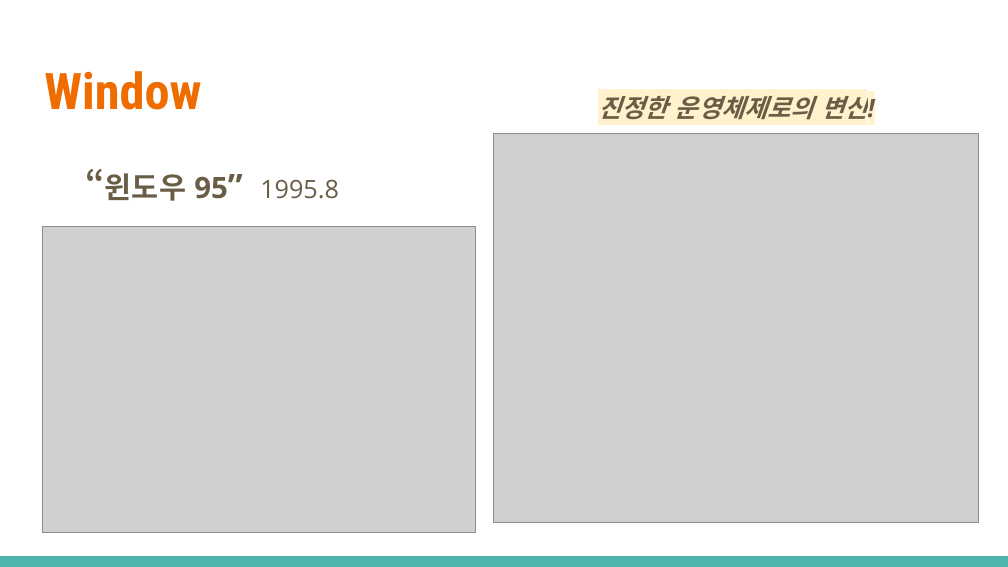
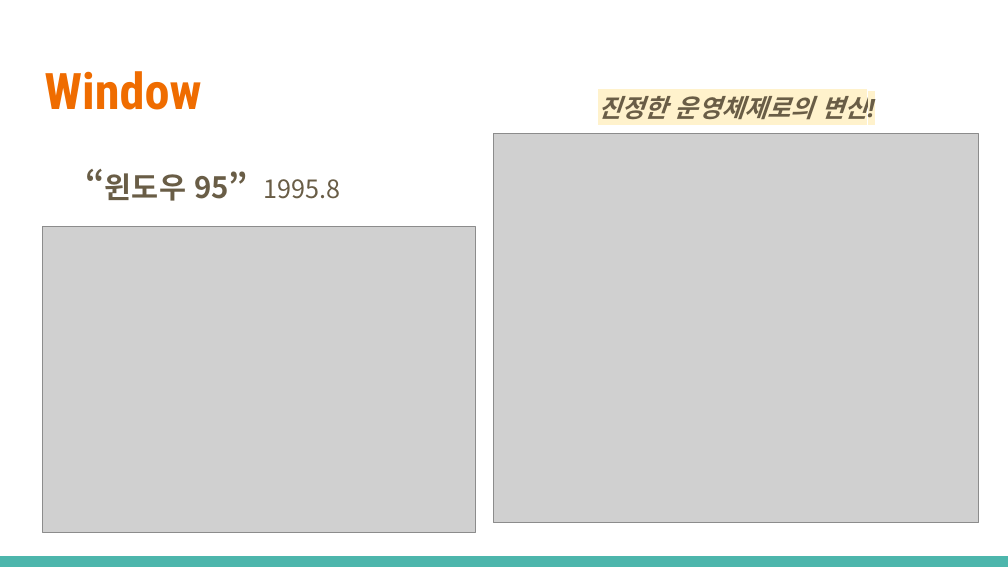
Before and after one commit to RionPark/bdi-homework, a slide deck: slide 7 of src/d191016/joeunae/Linux & window.pptx. Drawn at 1008x567 pixels with LibreOffice and Linux fonts; fonts in the diff are those of the drawing; grey boxes stand for pictures. Boxes give left, top, right and bottom in pixels: in the first picture for what was removed or moved away, otherwise in the second. Text is boxed around its words. In the diff, an @@ line names an element or a change of style, - is before the commit and + after.

```diff
--- a/src/d191016/joeunae/Linux & window.pptx
+++ b/src/d191016/joeunae/Linux & window.pptx
@@ text "“윈도우 95” 1995.8" at [105,173,341,201]: font Open Sans to Noto Sans CJK KR @@
```
Also in this commit, not shown: 9 other slides changed.
